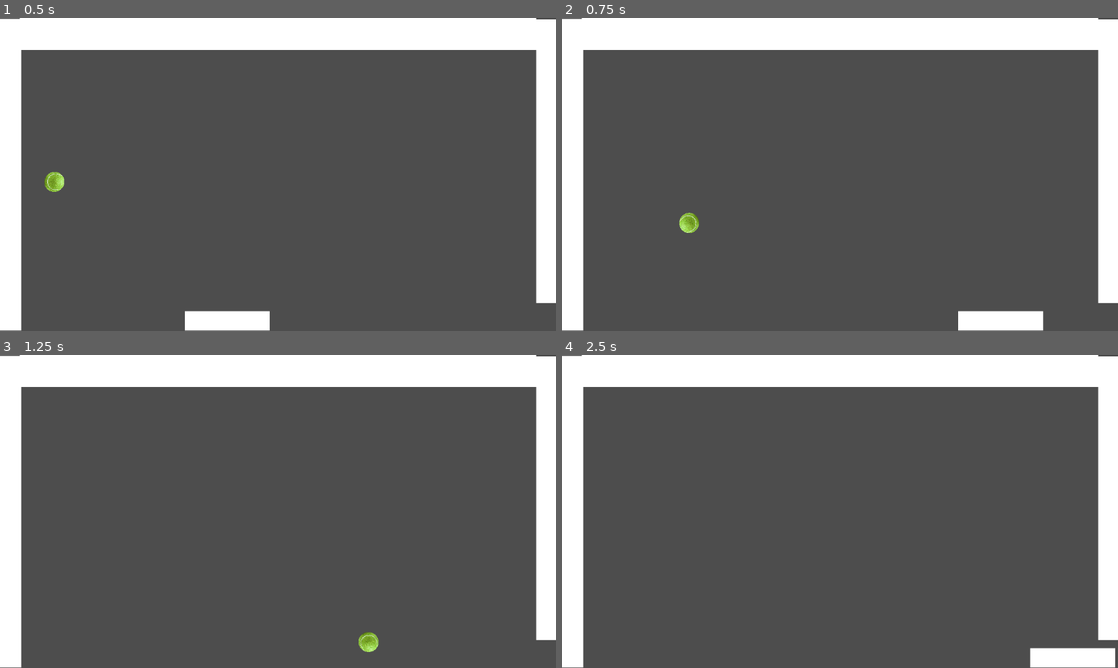
Above: before the commit, frames 1-4 (two rows, left to right).
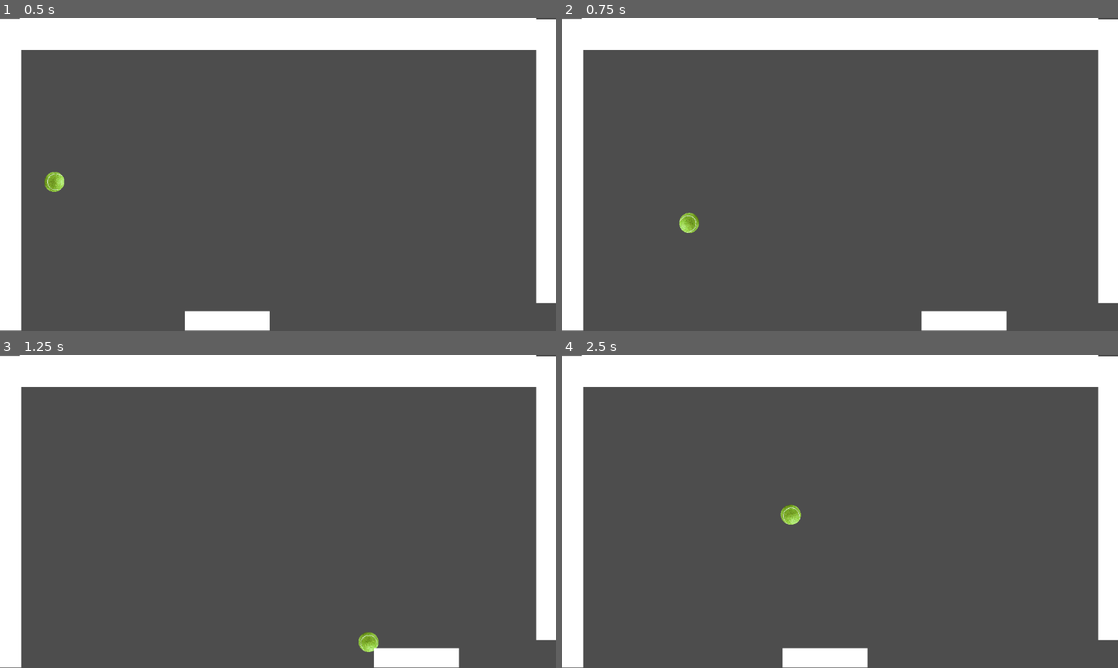
Above: after the commit, the same moments.

Repository: Parasaran-Python/cricket
Game: Godot game, scene res://node_2d.tscn
The game is run twice, just before and just after one commit, with the same random seed, the same clock (stepped at 60 frames per second) and the same inputs.
Inputs (mouse positions are in pixels of both pictures, inside the frame that each line leads up to):
- Up to frame 1 (0.5 s): no input
- Up to frame 2 (0.75 s): move the mouse to (962, 158) at 0.52 s; hold Right (ui_right) from 0.53 s (still down); click (962, 158) at 0.67 s
- Up to frame 3 (1.25 s): keep holding Right (ui_right)
- Up to frame 4 (2.5 s): release Right (ui_right) at 1.25 s; drag from (728, 527) to (812, 574) at 1.27 s; move the mouse to (895, 442) at 2.02 s; hold Right (ui_right) from 2.03 s (still down)

Frame 1 is identical in both runs. In frame 2, 0.9% of the frame differs, in the area x 64-87%, y 93-100%; in frame 3, 1.0%; in frame 4, 2.2%, in the area x 39-100%, y 47-100%.

Commit message:
Reducing bat speed

Diff:
--- a/Bat.gd
+++ b/Bat.gd
@@ -14,6 +14,6 @@
 # Called every frame. 'delta' is the elapsed time since the previous frame.
 func _process(delta):
 	if Input.is_action_pressed("ui_right"):
-		position.x += 20
+		position.x += 1
 	elif Input.is_action_pressed("ui_left"):
-		position.x -= 20
+		position.x -= 1
